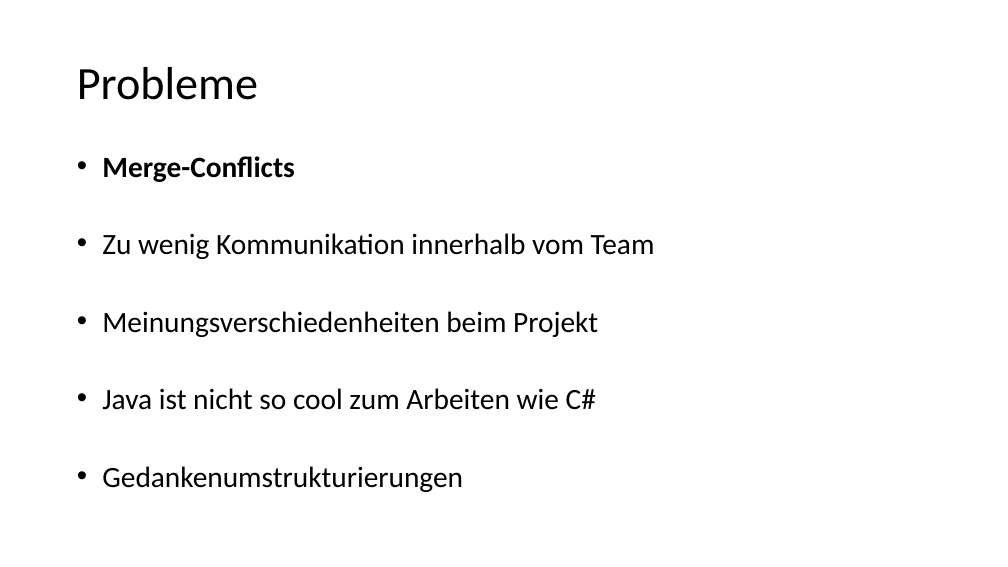
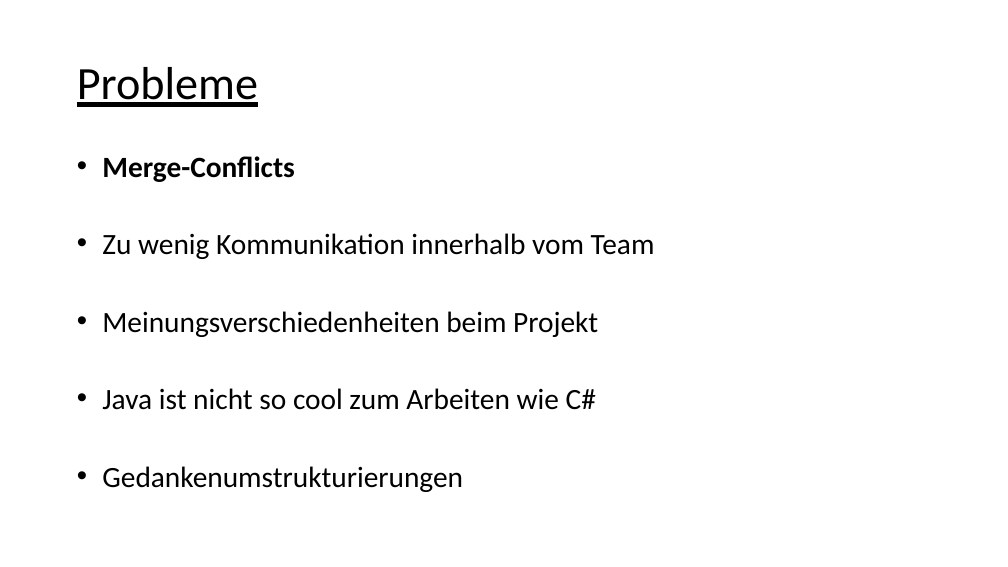
Before and after one commit to ValentinDuerk/Library_DBI_4chif, a slide deck: slide 2 of Library.pptx. Drawn at 1008x567 pixels with LibreOffice and Linux fonts; fonts in the diff are those of the drawing. Boxes give left, top, right and bottom in pixels: in the first picture for what was removed or moved away, otherwise in the second. Text is boxed around its words. In the diff, an @@ line names an element or a change of style, - is before the commit and + after.

```diff
--- a/Library.pptx
+++ b/Library.pptx
@@ title "Probleme" at <box>77,67,258,107</box>: underline on @@
```
Also in this commit, not shown: 3 other slides changed, 3 slides added, 1 other file.
